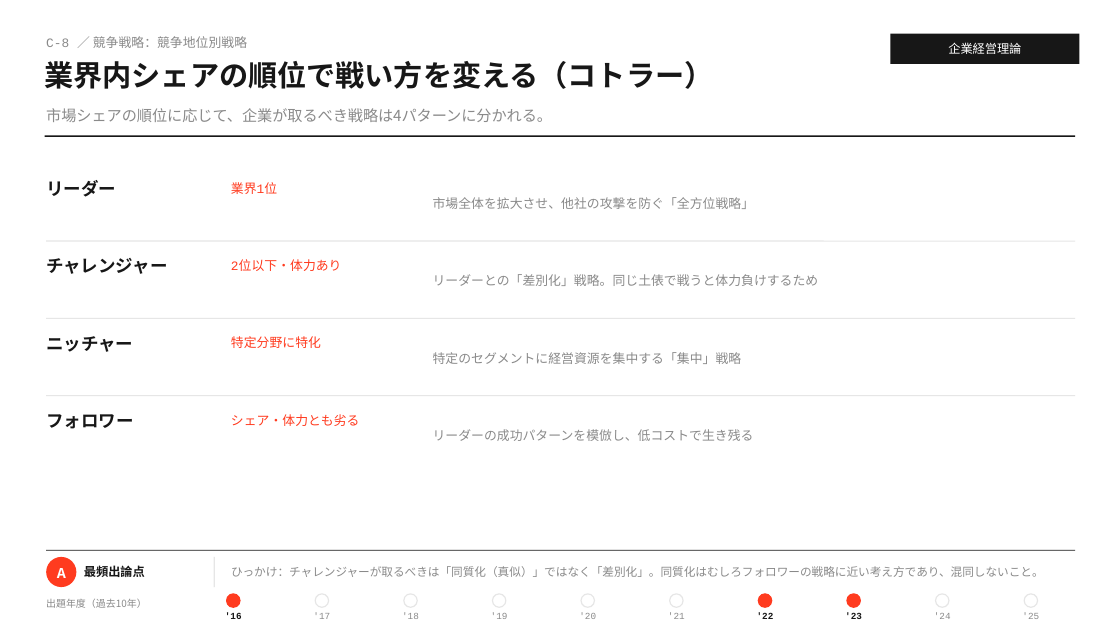
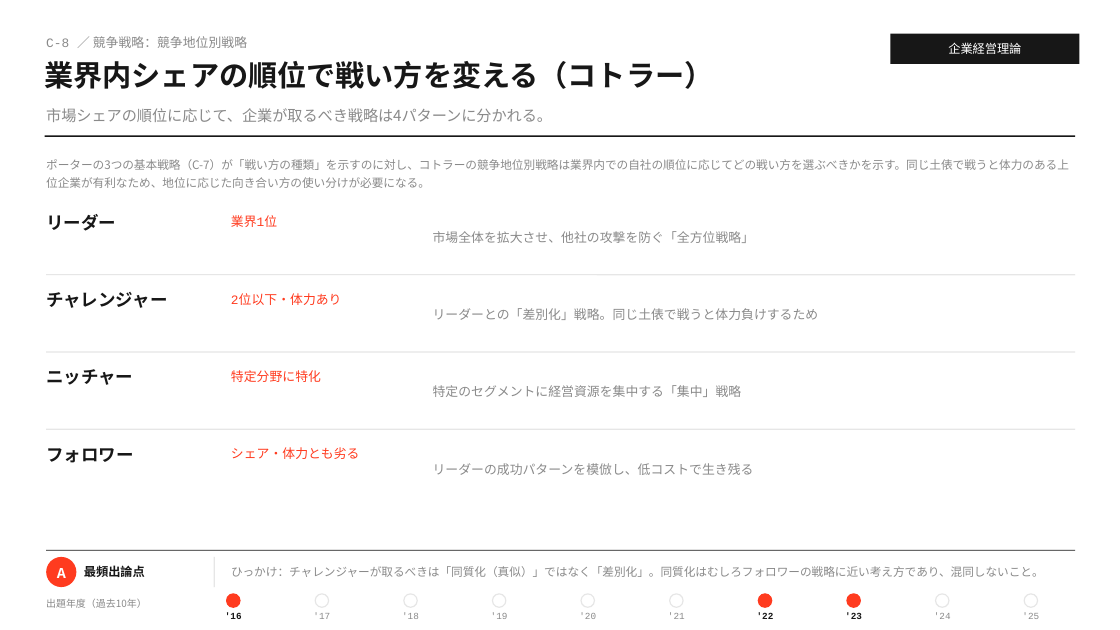
Before and after one commit to MasatoshiSano/SMEC, a slide deck: slide 17 of slides/1st_stage/C_business_administration.pptx. Drawn at 1120x630 pixels with LibreOffice and Linux fonts; fonts in the diff are those of the drawing. Boxes give left, top, right and bottom in pixels: in the first picture for what was removed or moved away, otherwise in the second. Text is boxed around its words. In the diff, an @@ line names an element or a change of style, - is before the commit and + after.

```diff
--- a/slides/1st_stage/C_business_administration.pptx
+++ b/slides/1st_stage/C_business_administration.pptx
@@ text added at (46,159,1069,188), 10 pt, text #8A8A8A @@
+ポーターの3つの基本戦略（C-7）が「戦い方の種類」を示すのに対し、コトラーの競争地位別戦略は業界内での自社の順位に応じてどの戦い方を選ぶべきかを示す。同じ土俵で戦うと体力のある上位企業が有利なため、地位に応じた向き合い方の使い分けが必要になる。
@@ 12 texts, 3 lines: place and size @@
-12 texts, 3 lines at (46,180,1075,441)
+12 texts, 3 lines at (46,214,1075,475)
```
Also in this commit, not shown: 7 other slides changed, 2 other files.
